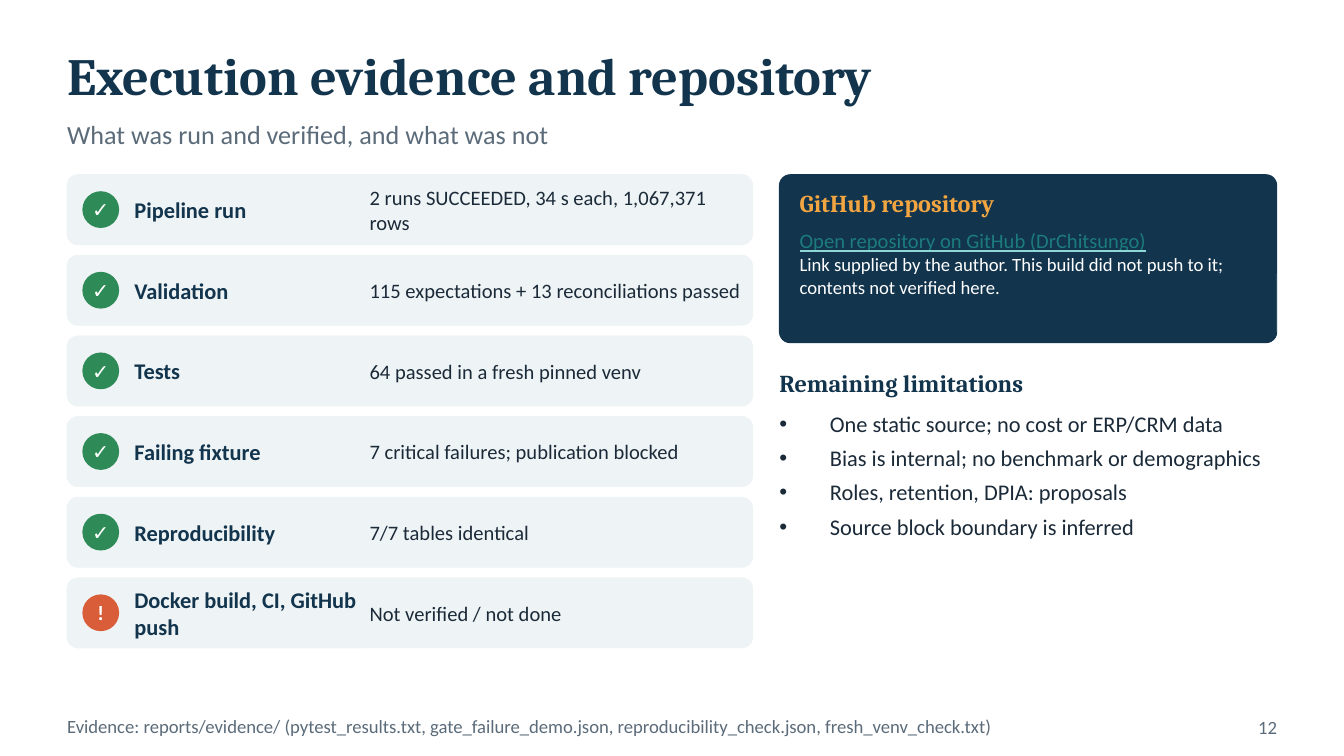
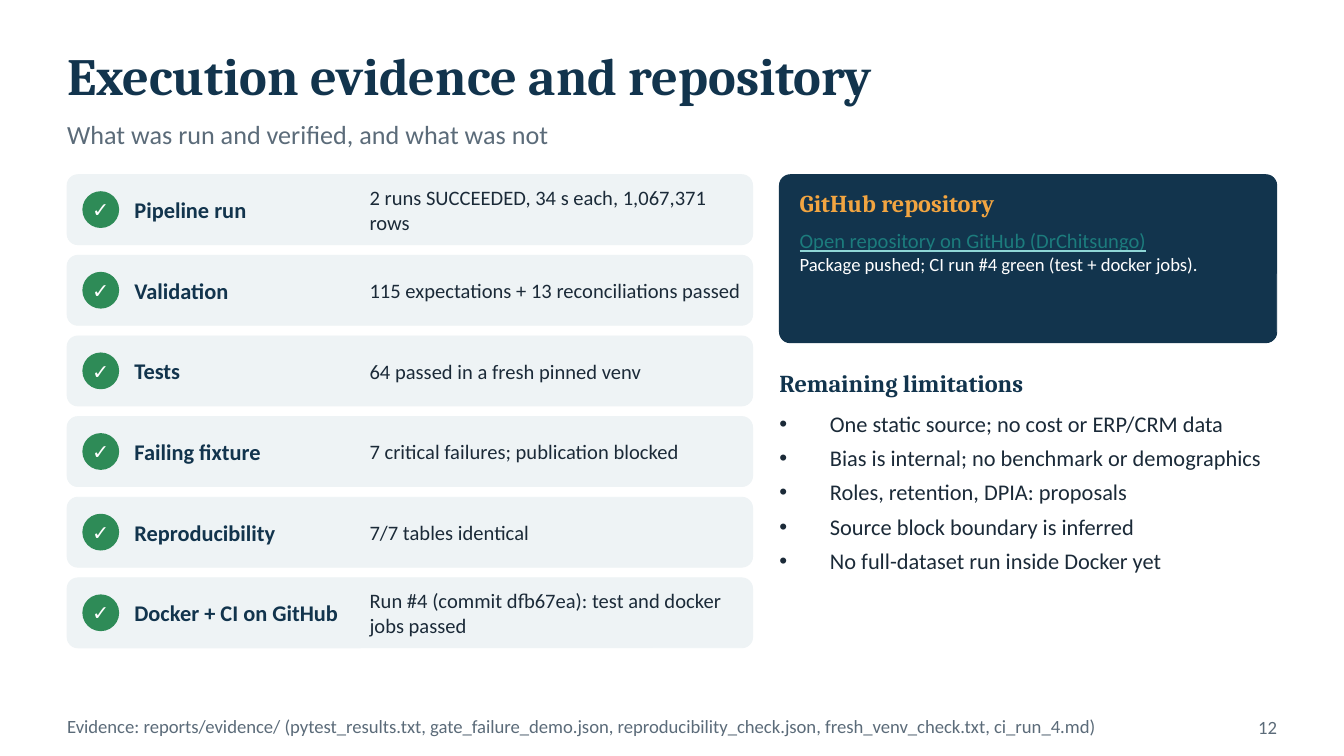
Before and after one commit to DrChitsungo/https-github.com-users-online-retail-analytics-, a slide deck: slide 12 of deck/Module3_Retail_Pipeline.pptx. Drawn at 1344x756 pixels with LibreOffice and Linux fonts; fonts in the diff are those of the drawing. Boxes give left, top, right and bottom in pixels: in the first picture for what was removed or moved away, otherwise in the second. Text is boxed around its words. In the diff, an @@ line names an element or a change of style, - is before the commit and + after.

```diff
--- a/deck/Module3_Retail_Pipeline.pptx
+++ b/deck/Module3_Retail_Pipeline.pptx
@@ text at box(800, 257, 1198, 274): text changed @@
-Link supplied by the author. This build did not push to it; contents not verified here.
+Package pushed; CI run #4 green (test + docker jobs).
@@ text at box(830, 553, 1161, 573): paragraph added @@
+• No full-dataset run inside Docker yet
@@ text at box(83, 595, 118, 630): text changed @@
-!
+✓
@@ ellipse at box(83, 595, 118, 630): fill #D95D39 to #2E8B57; outline #D95D39 1 pt to #2E8B57 1 pt @@
@@ text at box(370, 593, 720, 637): text changed @@
-Not verified / not done
+Run #4 (commit dfb67ea): test and docker jobs passed
@@ text at box(134, 605, 338, 621): text changed @@
-Docker build, CI, GitHub push
+Docker + CI on GitHub
@@ text at box(67, 719, 1095, 736): text changed @@
-Evidence: reports/evidence/ (pytest_results.txt, gate_failure_demo.json, reproducibility_check.json, fresh_venv_check.txt)
+Evidence: reports/evidence/ (pytest_results.txt, gate_failure_demo.json, reproducibility_check.json, fresh_venv_check.txt, ci_run_4.md)
```
Also in this commit, not shown: 1 other slide changed, 2 other files.
